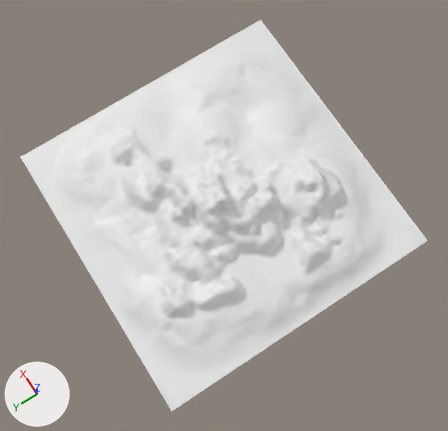
The Blender file COMP3004-3/models/landscape.blend as it was, and as the next commit left it.
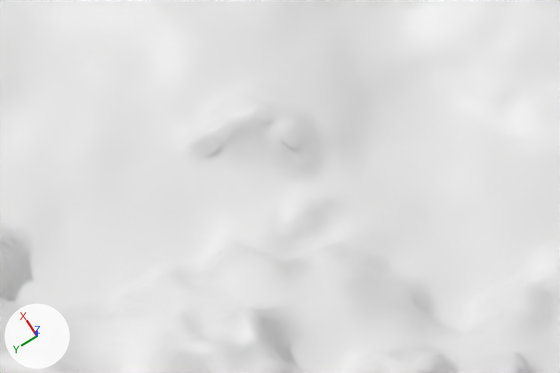
Each version appears first whole from a 50 mm camera at (-0.537, 0.331, 1.976) aimed at (-0.077, 0.034, 0.034), and next in a close-up on the part from 37% to 62% of the width and 26% to 43% of the height. Every picture has the same lights, and +X, +Y and +Z are marked at lower left.

The scene before the commit, as lines of its bpy script (objects in view):
```python
me_landscape = bpy.data.meshes.new('Landscape')
me_landscape.from_pydata(...)  # 18225 vertices, 17956 faces; spans x -2.08..2.08, y -2.08..2.08, z -0.17..0.65
me_landscape.polygons.foreach_set('use_smooth', [True] * 17956)
me_landscape.materials.append(None)
ob_landscape = bpy.data.objects.new('Landscape', me_landscape)
ob_landscape.location = (0.0, 0.0, 0.0)
ob_landscape.scale = (0.24, 0.24, 0.24)
```
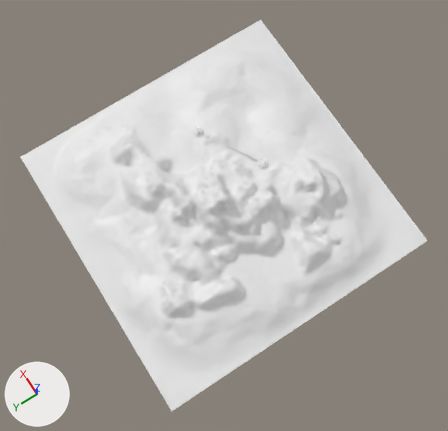
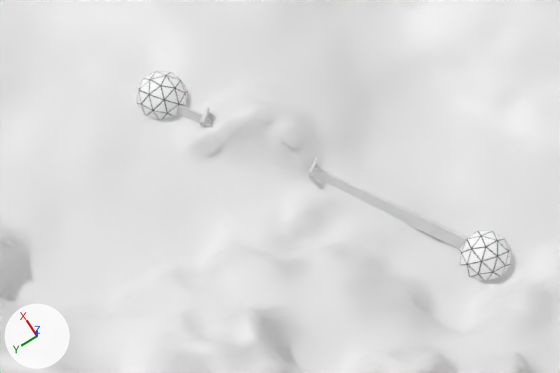
The newer file is also turned or shifted as a whole; pictures and numbers use the older file's frame.

Changed parts and their boxes [x1, y1, x2, y2] in the close-ups (560 x 373 px):
'Walkway1', added: after [177, 105, 468, 249]
'Dome1', added: after [460, 231, 511, 281]
'Dome2', added: after [137, 71, 187, 120]
'Beam2', added: after [200, 106, 210, 123]

The change, as a list of edits to the scene's bpy script:
```text
Add img_dome_tga:
    img_dome_tga = load_image('dome.tga', '../textures/dome.tga', 512, 512, 'sRGB')
Add mat_dome_tga:
    mat_dome_tga = principled_material('dome.tga')
    mat_dome_tga.texture = img_dome_tga
Add me_icosphere_002:
    me_icosphere_002.from_pydata(...)  # 26 vertices, 40 faces; spans x -0.95..0.95, y -1.0..1.0, z 0.0..1.0
    me_icosphere_002.materials.append(mat_dome_tga)  # picture img_dome_tga
Add me_cube_004:
    me_cube_004.from_pydata(...)  # a box spanning x -1.0..1.0, y -1.0..1.0, z -1.0..1.0
Add me_cube_009:
    me_cube_009.from_pydata([(-1.01, 0.27, -2.13), (0.99, 0.27, -2.13), (-1.09, -2.14, 0.27), (-1.0, 1.0, 1.0), (1.0, 1.0, 1.0), (0.91, -2.14, 0.27), (-1.01, 0.27, -2.13), (0.99, 0.27, -2.13), (-1.09, -2.14, 0.27), (0.91, -2.14, 0.27), (-1.0, 1.0, 1.0), (1.0, 1.0, 1.0), (-1.01, 0.27, -2.13), (-1.09, -2.14, 0.27), (-1.0, 1.0, 1.0)], [(12, 13)], [(5, 4, 3, 2), (3, 4, 1, 0), (9, 8, 6, 7)])
Add me_cube_010:
    me_cube_010.from_pydata(...)  # 26 vertices, 40 faces; spans x -0.16..0.16, y -5.82..4.2, z -5.92..4.18
    me_cube_010.materials.append(mat_dome_tga)  # picture img_dome_tga
Add ob_dome2:
    ob_dome2 = bpy.data.objects.new('Dome2', me_icosphere_002)
    ob_dome2.location = (0.2265, -0.0593, 0.0048)
    ob_dome2.rotation_euler = (-0.0355, 0.0226, -0.951)  # degrees (-2, 1.3, -54)
    ob_dome2.scale = (0.0181, 0.0181, 0.0181)
Add ob_beam2:
    ob_beam2 = bpy.data.objects.new('Beam2', me_cube_004)
    ob_beam2.location = (0.1945, -0.0738, 0.0189)
    ob_beam2.rotation_euler = (0.977, 1.571, 0.0)  # degrees (56, 90, 0)
    ob_beam2.scale = (0.000978, 0.000978, 0.00598)
Add ob_walkway1:
    ob_walkway1 = bpy.data.objects.new('Walkway1', me_cube_009)
    ob_walkway1.location = (0.1203, -0.1174, 0.0101)
    ob_walkway1.rotation_euler = (0.785, 0.0, 0.532)  # degrees (45, 0, 30)
    ob_walkway1.scale = (0.112, 0.003, 0.003)
Add ob_dome1:
    ob_dome1 = bpy.data.objects.new('Dome1', me_cube_010)
    ob_dome1.location = (0.0109, -0.179, 0.0134)
    ob_dome1.rotation_euler = (0.785, 0.0, 0.532)  # degrees (45, 0, 30)
    ob_dome1.scale = (0.112, 0.003, 0.003)
```
